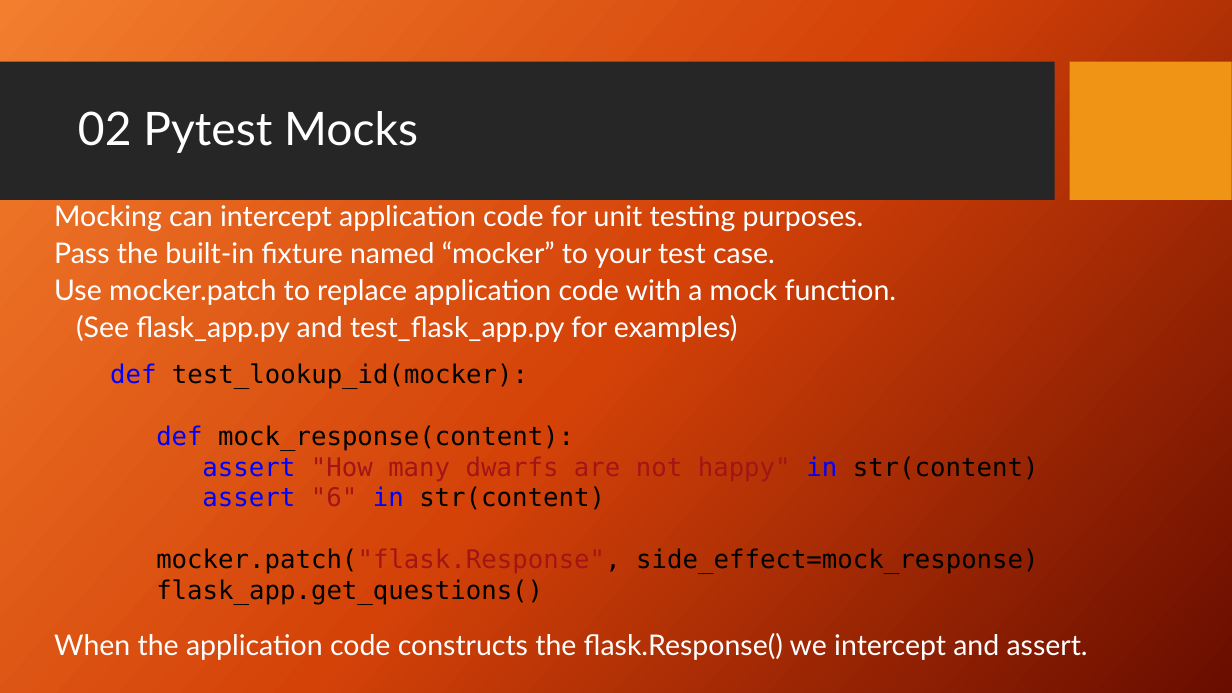
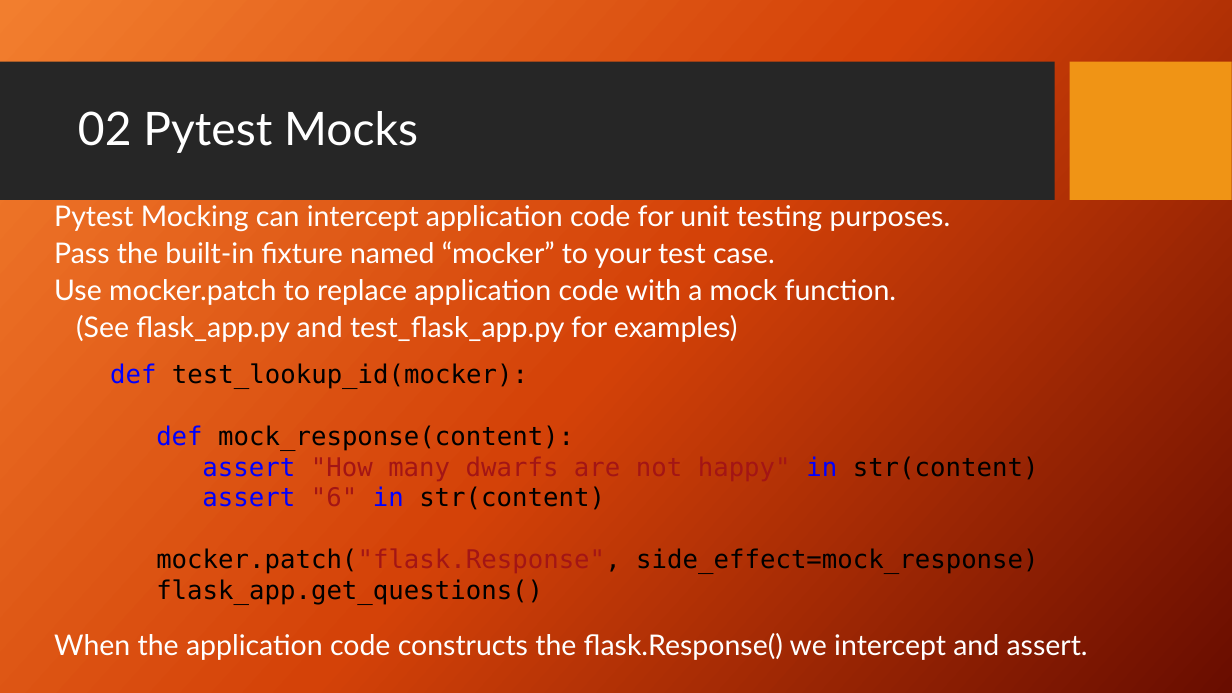
Before and after one commit to PrincetonUniversity/software_testing, a slide deck: slide 16 of UnitTestingSlides.pptx (slide 15 before the commit). Drawn at 1232x693 pixels with LibreOffice and Linux fonts; fonts in the diff are those of the drawing; background and template pictures are left out. Boxes give left, top, right and bottom in pixels: in the first picture for what was removed or moved away, otherwise in the second. Text is boxed around its words. In the diff, an @@ line names an element or a change of style, - is before the commit and + after.

```diff
--- a/UnitTestingSlides.pptx
+++ b/UnitTestingSlides.pptx
@@ text at (54, 205, 951, 232): text changed @@
-Mocking can intercept application code for unit testing purposes.
+Pytest Mocking can intercept application code for unit testing purposes.
```
Also in this commit, not shown: 4 other slides changed, 1 slide added.
